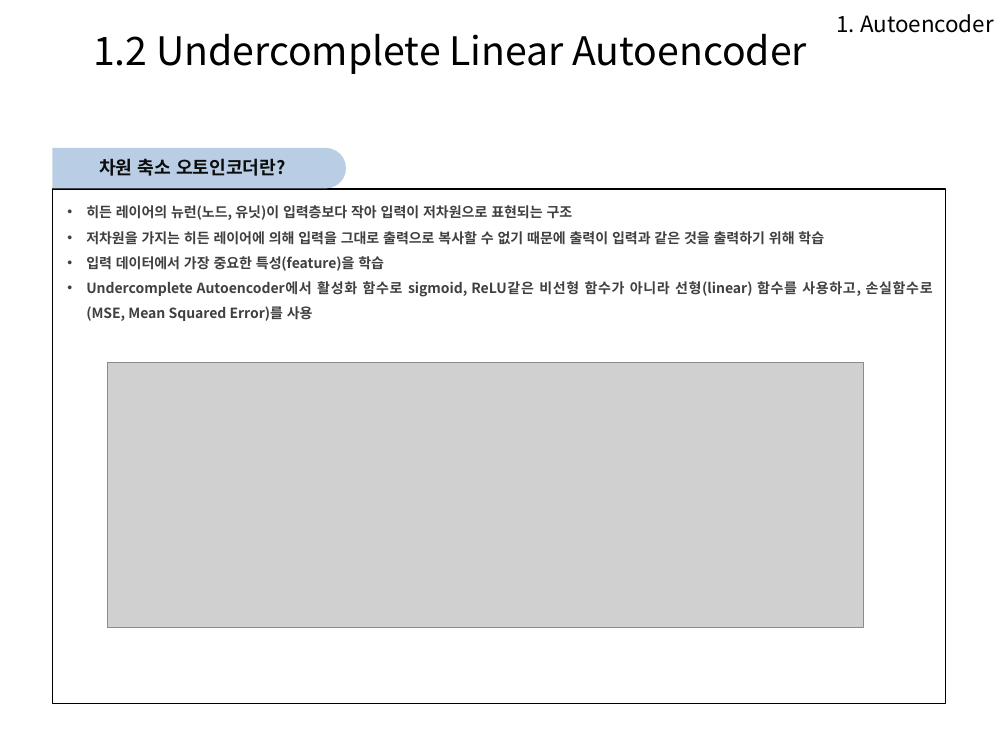
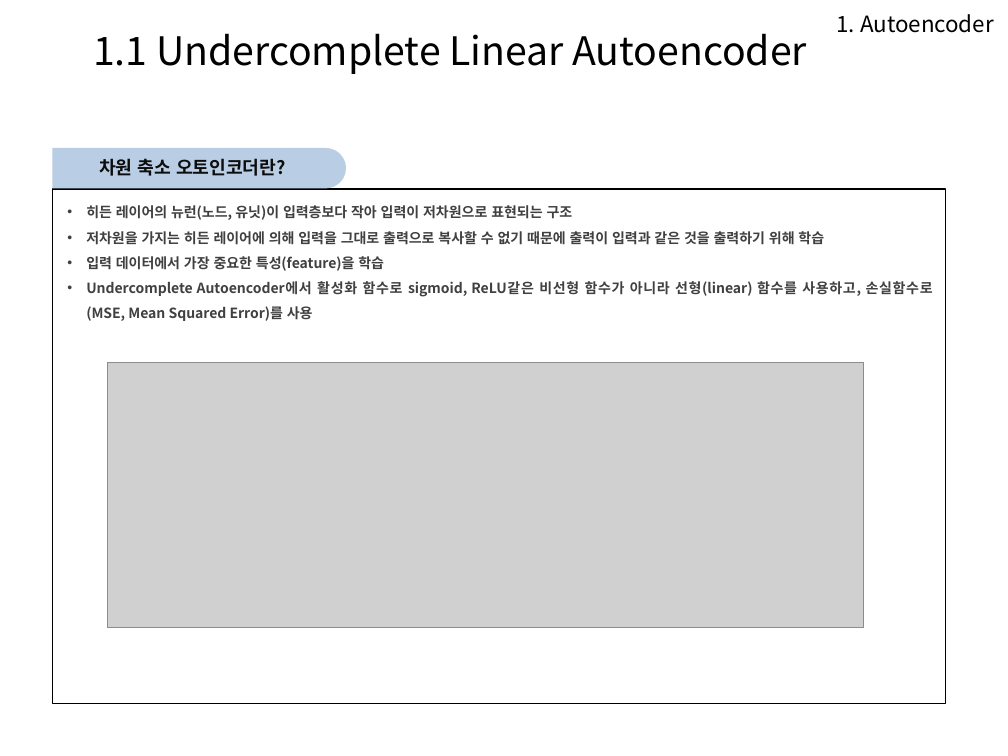
Before and after one commit to Heechul90/Autoencoder, a slide deck: slide 4 of autoencoder.pptx. Drawn at 1008x756 pixels with LibreOffice and Linux fonts; fonts in the diff are those of the drawing; grey boxes stand for pictures; background and template pictures are left out. Boxes give left, top, right and bottom in pixels: in the first picture for what was removed or moved away, otherwise in the second. Text is boxed around its words. In the diff, an @@ line names an element or a change of style, - is before the commit and + after.

Commit message:
autoencoder

```diff
--- a/autoencoder.pptx
+++ b/autoencoder.pptx
@@ text at [93,33,808,74]: text changed @@
-1.2 Undercomplete Linear Autoencoder
+1.1 Undercomplete Linear Autoencoder
```
Also in this commit, not shown: 17 other slides changed, 4 slides added, 3 other files.
